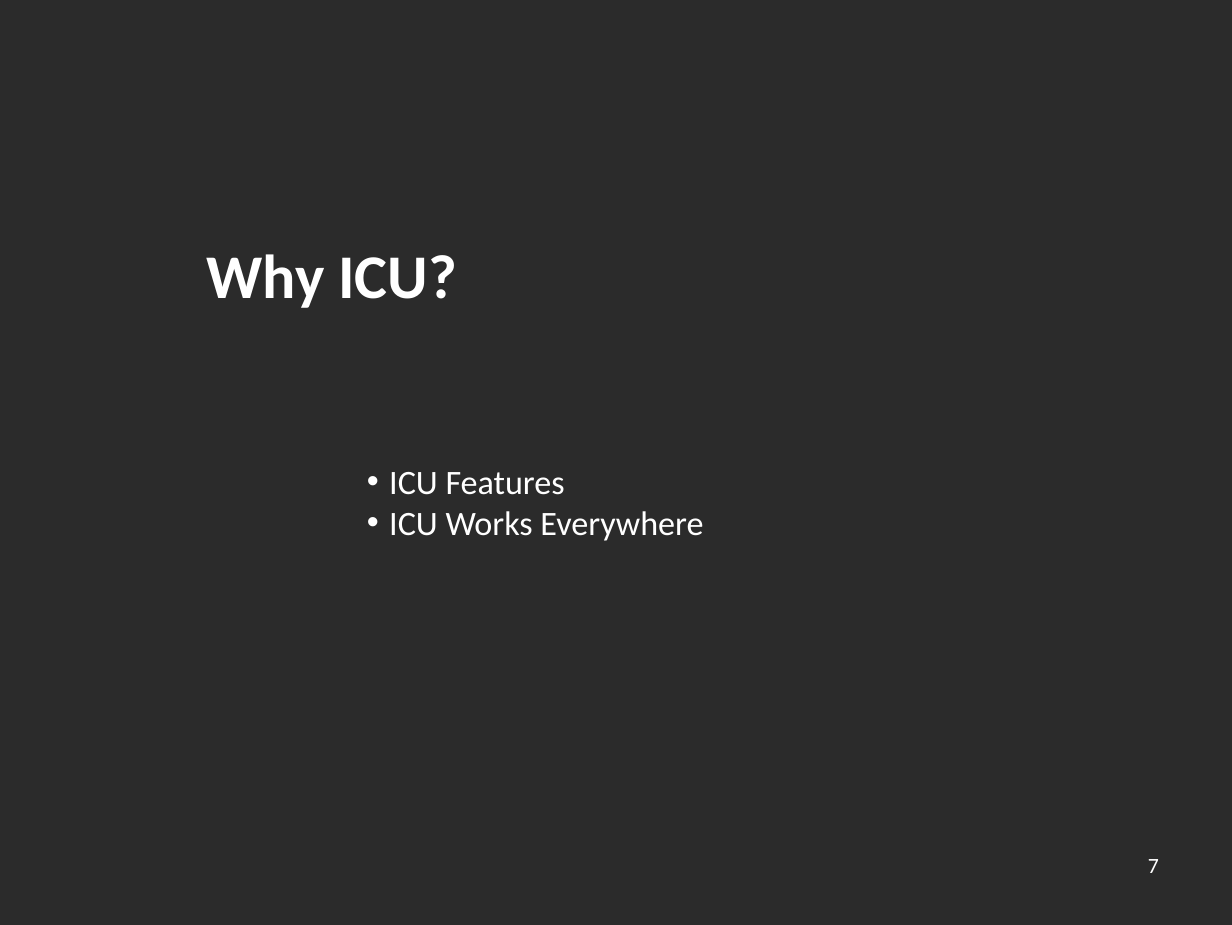
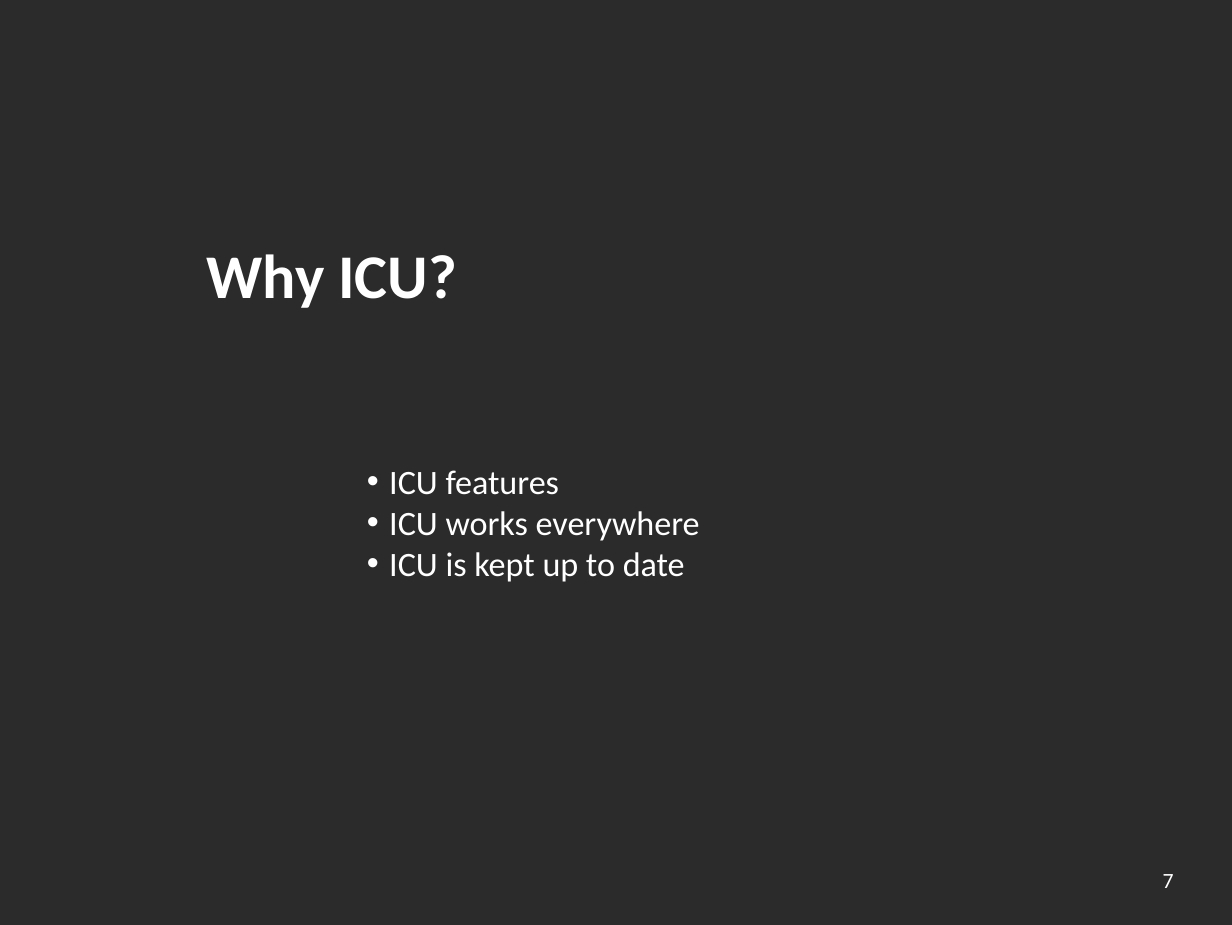
Before and after one commit to unicode-org/icu-docs, a slide deck: slide 7 of docs/pres/icu_overview.odp. Drawn at 1232x925 pixels with LibreOffice and Linux fonts; fonts in the diff are those of the drawing; background and template pictures are left out; a plain dark background stands for a picture behind light text. Boxes give left, top, right and bottom in pixels: in the first picture for what was removed or moved away, otherwise in the second. Text is boxed around its words. In the diff, an @@ line names an element or a change of style, - is before the commit and + after.

```diff
--- a/docs/pres/icu_overview.odp
+++ b/docs/pres/icu_overview.odp
@@ text at [389,470,700,582]: text changed @@
-• ICU Features
-• ICU Works Everywhere
+• ICU features
+• ICU works everywhere
+• ICU is kept up to date
@@ page number: place and size @@
-page number at [1148,859,1159,873]
+page number at [1163,874,1174,888]
```
Also in this commit, not shown: 26 other slides changed, 7 slides added, 1 other file.
